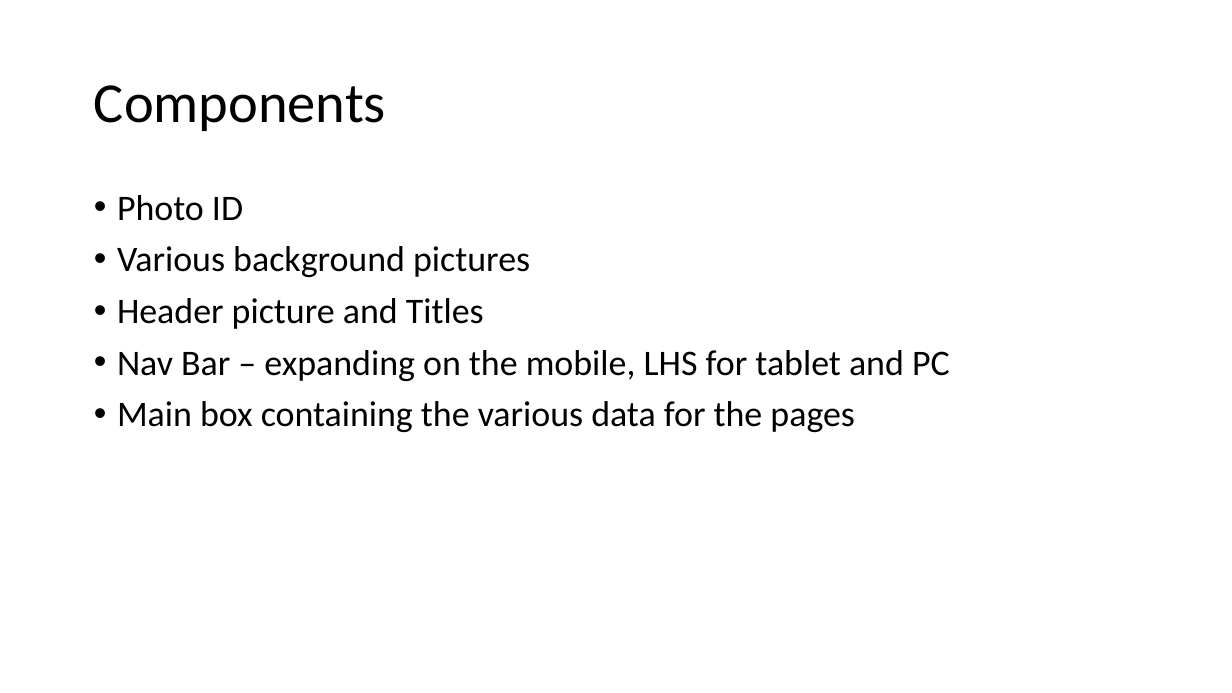
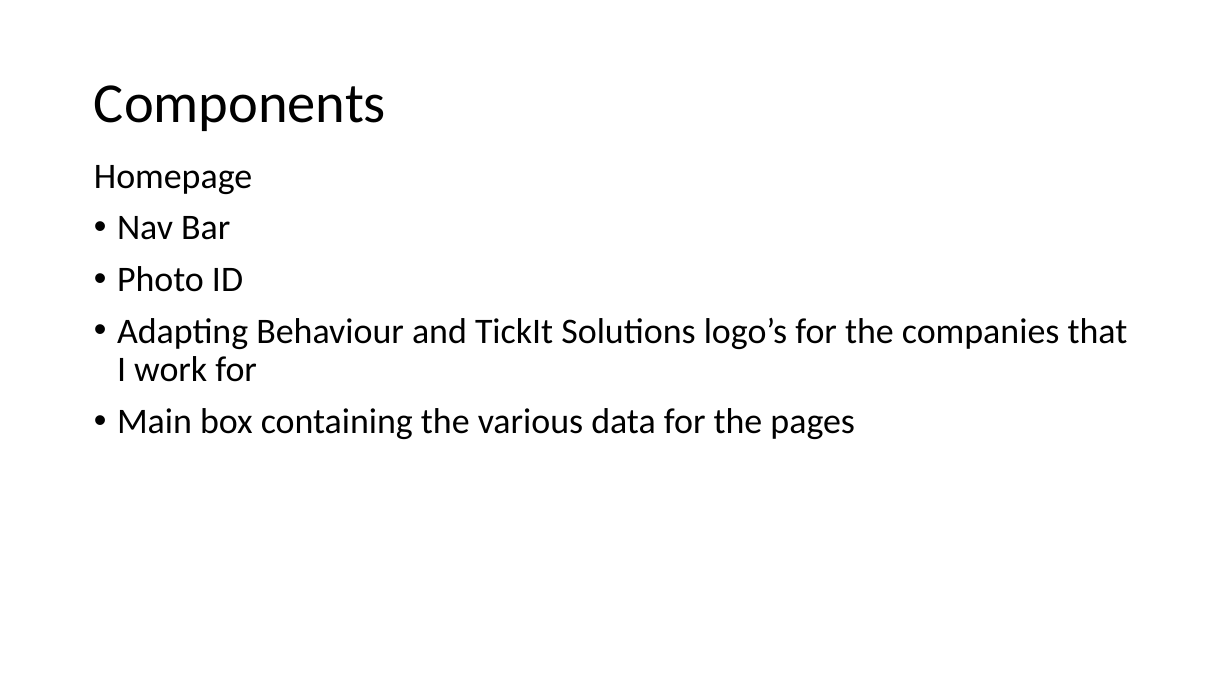
Before and after one commit to NekoUnborn/AndrewDuggan_T1A2, a slide deck: slide 8 of AndrewDuggan_T1A2_Pres.pptx (slide 9 before the commit). Drawn at 1232x693 pixels with LibreOffice and Linux fonts; fonts in the diff are those of the drawing. Boxes give left, top, right and bottom in pixels: in the first picture for what was removed or moved away, otherwise in the second. Text is boxed around its words. In the diff, an @@ line names an element or a change of style, - is before the commit and + after.

```diff
--- a/AndrewDuggan_T1A2_Pres.pptx
+++ b/AndrewDuggan_T1A2_Pres.pptx
@@ text "Homepage": place and size @@
-text "Homepage" at (117,195,950,432)
+text "Homepage" at (94,165,1128,439)
@@ text at (94,165,252,240): paragraphs added @@
+Homepage
+• Nav Bar
@@ text at (117,317,1128,382): text changed @@
-• Various background pictures
-• Header picture and Titles
-• Nav Bar – expanding on the mobile, LHS for tablet and PC
+• Adapting Behaviour and TickIt Solutions logo’s for the companies that I work for
```
Also in this commit, not shown: 6 other slides changed, 1 slide removed, 3 other files.
